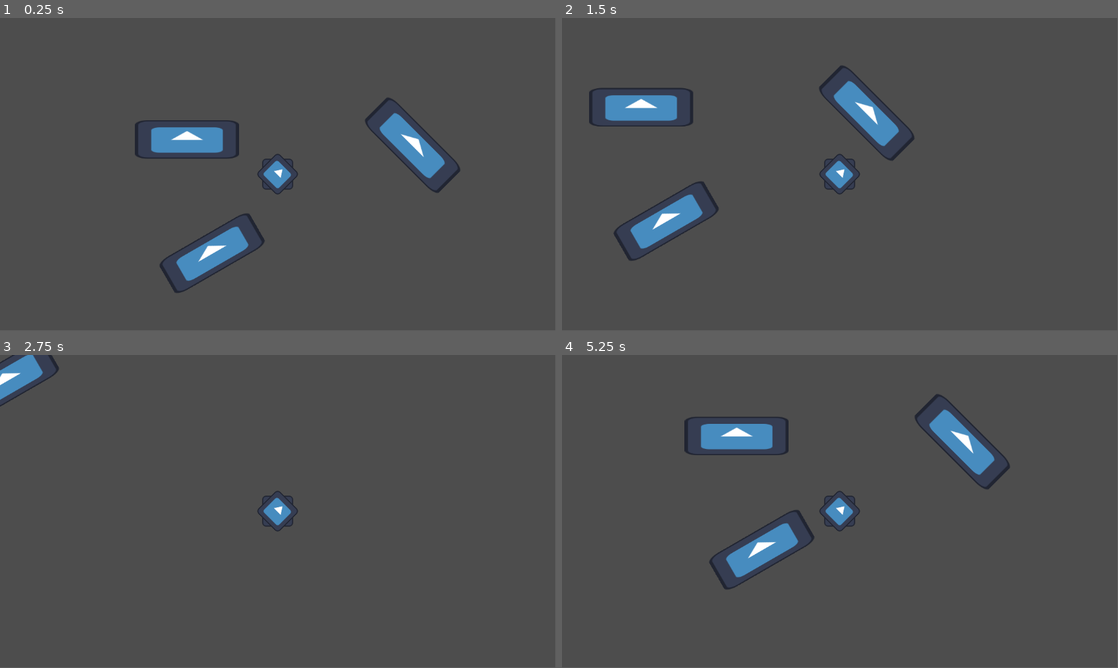
Above: before the commit, frames 1-4 (two rows, left to right).
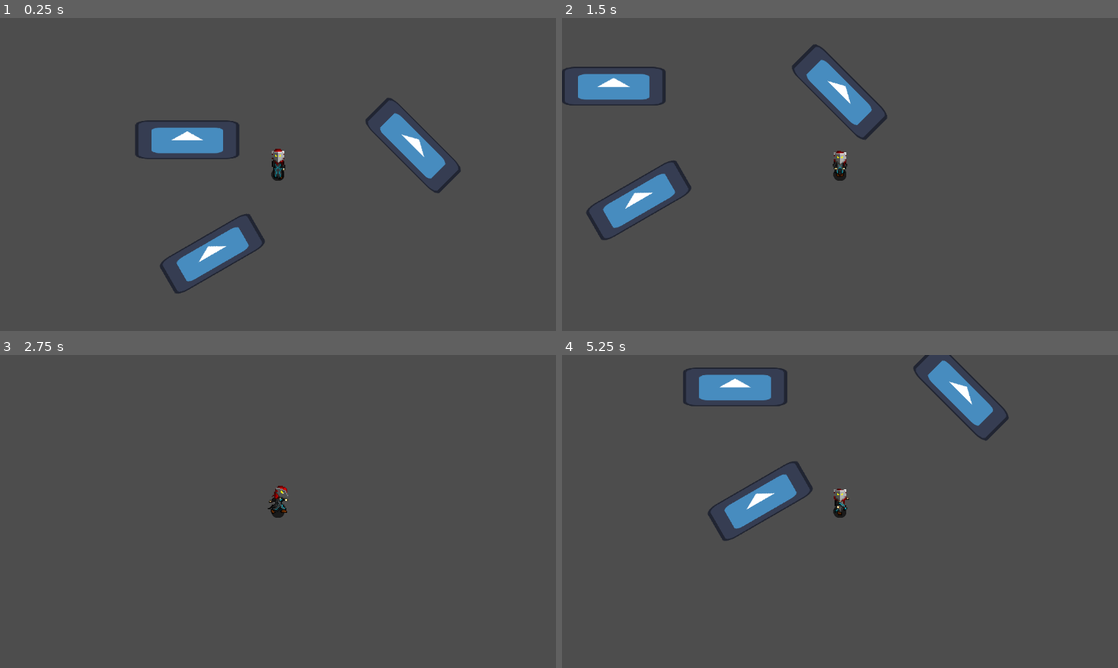
Above: after the commit, the same moments.

Repository: tulltoll/Maze-Runner
Game: Godot game, scene res://Scenes/Main.tscn
The game is run twice, just before and just after one commit, with the same random seed, the same clock (stepped at 60 frames per second) and the same inputs. The engine's default icon, where the game draws it, is replaced by a stand-in: a white triangle on a blue panel in a dark square.
Inputs:
- Up to frame 1 (0.25 s): no input
- Up to frame 2 (1.5 s): tap Enter at 0.5 s; hold D (Player_right) 0.53-1.28 s; hold S (Player_down) from 1.28 s (still down)
- Up to frame 3 (2.75 s): release S (Player_down) at 2.03 s; hold D (Player_right) from 2.03 s (still down)
- Up to frame 4 (5.25 s): release D (Player_right) at 2.78 s; hold W (Player_up) 2.78-3.53 s; hold A (Player_left) 3.53-5.03 s; hold S (Player_down) from 5.03 s (still down)
In our replay, the window is 799x449 before the commit and 800x450 after it. These sizes can differ from the game's own. Grey fills any space a smaller window leaves; there, only what the larger window draws over its background counts as a difference.

The runs differ from the first frame. In frame 1, 0.9% of the frame differs, in the area x 24-83%, y 25-88%; in frame 2, 7.3%; in frame 3, 1.2%; in frame 4, 8.6%, in the area x 21-81%, y 0-75%.

Commit message:
Player art and mask

Diff:
--- a/maze-runner/Scenes/player.tscn
+++ b/maze-runner/Scenes/player.tscn
@@ -1,27 +1,231 @@
 [gd_scene format=3 uid="uid://cgjfd33f65n6e"]
 
 [ext_resource type="Script" uid="uid://dl8tigi6tdn53" path="res://Scripts/player.gd" id="1_cvnsp"]
-[ext_resource type="Texture2D" uid="uid://crs4ceqppgah4" path="res://Asets/icon.svg" id="1_v0iea"]
+[ext_resource type="Texture2D" uid="uid://beyqfonidpy65" path="res://Asets/player_shadow.png" id="2_6t5aa"]
+[ext_resource type="Texture2D" uid="uid://bodi4hw2y2nno" path="res://Asets/Fumiko.png" id="2_cvnsp"]
+[ext_resource type="Texture2D" uid="uid://uwbd36jhgwq2" path="res://Asets/Mask.png" id="4_vgqql"]
+[ext_resource type="Texture2D" uid="uid://yfn41e1hls" path="res://Asets/white_pixel_middel.png" id="5_fkybt"]
 
 [sub_resource type="CircleShape2D" id="CircleShape2D_onrkg"]
 radius = 88.0
 
+[sub_resource type="Animation" id="Animation_cvnsp"]
+length = 0.001
+tracks/0/type = "value"
+tracks/0/imported = false
+tracks/0/enabled = true
+tracks/0/path = NodePath("Player sprite:frame")
+tracks/0/interp = 1
+tracks/0/loop_wrap = true
+tracks/0/keys = {
+"times": PackedFloat32Array(0),
+"transitions": PackedFloat32Array(1),
+"update": 1,
+"values": [0]
+}
+
+[sub_resource type="Animation" id="Animation_6t5aa"]
+resource_name = "run_down"
+length = 0.4
+loop_mode = 2
+tracks/0/type = "value"
+tracks/0/imported = false
+tracks/0/enabled = true
+tracks/0/path = NodePath("Player sprite:frame")
+tracks/0/interp = 1
+tracks/0/loop_wrap = true
+tracks/0/keys = {
+"times": PackedFloat32Array(0, 0.2, 0.4),
+"transitions": PackedFloat32Array(1, 1, 1),
+"update": 1,
+"values": [37, 38, 39]
+}
+
+[sub_resource type="Animation" id="Animation_x3wgy"]
+resource_name = "run_side"
+length = 0.4
+loop_mode = 2
+tracks/0/type = "value"
+tracks/0/imported = false
+tracks/0/enabled = true
+tracks/0/path = NodePath("Player sprite:frame")
+tracks/0/interp = 1
+tracks/0/loop_wrap = true
+tracks/0/keys = {
+"times": PackedFloat32Array(0, 0.2, 0.4),
+"transitions": PackedFloat32Array(1, 1, 1),
+"update": 1,
+"values": [20, 21, 22]
+}
+
+[sub_resource type="Animation" id="Animation_3smsa"]
+resource_name = "run_up"
+length = 0.4
+loop_mode = 2
+tracks/0/type = "value"
+tracks/0/imported = false
+tracks/0/enabled = true
+tracks/0/path = NodePath("Player sprite:frame")
+tracks/0/interp = 1
+tracks/0/loop_wrap = true
+tracks/0/keys = {
+"times": PackedFloat32Array(0, 0.2, 0.4),
+"transitions": PackedFloat32Array(1, 1, 1),
+"update": 1,
+"values": [3, 4, 5]
+}
+
+[sub_resource type="Animation" id="Animation_8erm5"]
+resource_name = "stand_down"
+length = 0.001
+tracks/0/type = "value"
+tracks/0/imported = false
+tracks/0/enabled = true
+tracks/0/path = NodePath("Player sprite:frame")
+tracks/0/interp = 1
+tracks/0/loop_wrap = true
+tracks/0/keys = {
+"times": PackedFloat32Array(0),
+"transitions": PackedFloat32Array(1),
+"update": 1,
+"values": [35]
+}
+
+[sub_resource type="Animation" id="Animation_f1ek2"]
+resource_name = "stand_side"
+length = 0.001
+tracks/0/type = "value"
+tracks/0/imported = false
+tracks/0/enabled = true
+tracks/0/path = NodePath("Player sprite:frame")
+tracks/0/interp = 1
+tracks/0/loop_wrap = true
+tracks/0/keys = {
+"times": PackedFloat32Array(0),
+"transitions": PackedFloat32Array(1),
+"update": 1,
+"values": [18]
+}
+
+[sub_resource type="Animation" id="Animation_tx1dd"]
+resource_name = "stand_up"
+length = 0.001
+tracks/0/type = "value"
+tracks/0/imported = false
+tracks/0/enabled = true
+tracks/0/path = NodePath("Player sprite:frame")
+tracks/0/interp = 1
+tracks/0/loop_wrap = true
+tracks/0/keys = {
+"times": PackedFloat32Array(0),
+"transitions": PackedFloat32Array(1),
+"update": 1,
+"values": [1]
+}
+
+[sub_resource type="Animation" id="Animation_vgqql"]
+resource_name = "walk_down"
+length = 0.4
+loop_mode = 2
+tracks/0/type = "value"
+tracks/0/imported = false
+tracks/0/enabled = true
+tracks/0/path = NodePath("Player sprite:frame")
+tracks/0/interp = 1
+tracks/0/loop_wrap = true
+tracks/0/keys = {
+"times": PackedFloat32Array(0, 0.2, 0.4),
+"transitions": PackedFloat32Array(1, 1, 1),
+"update": 1,
+"values": [34, 35, 36]
+}
+
+[sub_resource type="Animation" id="Animation_fkybt"]
+resource_name = "run_side"
+length = 0.4
+loop_mode = 2
+tracks/0/type = "value"
+tracks/0/imported = false
+tracks/0/enabled = true
+tracks/0/path = NodePath("Player sprite:frame")
+tracks/0/interp = 1
+tracks/0/loop_wrap = true
+tracks/0/keys = {
+"times": PackedFloat32Array(0, 0.2, 0.4),
+"transitions": PackedFloat32Array(1, 1, 1),
+"update": 1,
+"values": [19, 18, 17]
+}
+
+[sub_resource type="Animation" id="Animation_gymyn"]
+resource_name = "walk_up"
+length = 0.4
+loop_mode = 2
+tracks/0/type = "value"
+tracks/0/imported = false
+tracks/0/enabled = true
+tracks/0/path = NodePath("Player sprite:frame")
+tracks/0/interp = 1
+tracks/0/loop_wrap = true
+tracks/0/keys = {
+"times": PackedFloat32Array(0, 0.2, 0.4),
+"transitions": PackedFloat32Array(1, 1, 1),
+"update": 1,
+"values": [0, 1, 2]
+}
+
+[sub_resource type="AnimationLibrary" id="AnimationLibrary_fkybt"]
+_data = {
+&"RESET": SubResource("Animation_cvnsp"),
+&"run_down": SubResource("Animation_6t5aa"),
+&"run_side": SubResource("Animation_x3wgy"),
+&"run_up": SubResource("Animation_3smsa"),
+&"stand_down": SubResource("Animation_8erm5"),
+&"stand_side": SubResource("Animation_f1ek2"),
+&"stand_up": SubResource("Animation_tx1dd"),
+&"walk_down": SubResource("Animation_vgqql"),
+&"walk_side": SubResource("Animation_fkybt"),
+&"walk_up": SubResource("Animation_gymyn")
+}
+
 [node name="Player" type="CharacterBody2D" unique_id=71130102]
+scale = Vector2(0.3, 0.3)
 collision_mask = 2
 slide_on_ceiling = false
 script = ExtResource("1_cvnsp")
-player_bounce_reduction = 0.8
+axeleration = 4000
+bounce_reduction = 0.8
 
 [node name="CollisionShape2D" type="CollisionShape2D" parent="." unique_id=365376950]
 shape = SubResource("CircleShape2D_onrkg")
 
-[node name="Icon" type="Sprite2D" parent="." unique_id=1745673057]
-texture = ExtResource("1_v0iea")
-
-[node name="Icon2" type="Sprite2D" parent="." unique_id=1209945593]
-rotation = 0.7853982
-scale = Vector2(0.99999994, 0.99999994)
-texture = ExtResource("1_v0iea")
+[node name="Player shadow" type="Sprite2D" parent="CollisionShape2D" unique_id=416064960]
+scale = Vector2(2.8125, 2.8125)
+texture = ExtResource("2_6t5aa")
+
+[node name="Player sprite" type="Sprite2D" parent="." unique_id=234044655]
+z_index = 2
+position = Vector2(0, -160.00006)
+scale = Vector2(14, 14)
+texture = ExtResource("2_cvnsp")
+hframes = 17
+vframes = 8
 
 [node name="Camera2D" type="Camera2D" parent="." unique_id=1675083530]
 zoom = Vector2(0.5, 0.5)
+
+[node name="AnimationPlayer" type="AnimationPlayer" parent="." unique_id=718942455]
+libraries/ = SubResource("AnimationLibrary_fkybt")
+
+[node name="Mask" type="Sprite2D" parent="." unique_id=46805869]
+z_index = 3
+position = Vector2(0, -258)
+scale = Vector2(14, 14)
+texture = ExtResource("4_vgqql")
+
+[node name="Mask eye color" type="Sprite2D" parent="Mask" unique_id=619445726]
+modulate = Color(1, 1, 0, 1)
+show_behind_parent = true
+position = Vector2(-1.4210855e-14, -0.3559576)
+scale = Vector2(0.5, 0.5)
+texture = ExtResource("5_fkybt")
--- /dev/null
+++ b/maze-runner/Scenes/the_void.tscn
@@ -0,0 +1,16 @@
+[gd_scene format=3 uid="uid://x2vtmgpgnmdr"]
+
+[ext_resource type="Texture2D" uid="uid://f1t3kyi7yvpw" path="res://Asets/the_void.png" id="1_g703r"]
+
+[sub_resource type="CircleShape2D" id="CircleShape2D_gcqhr"]
+radius = 8.0
+
+[node name="TheVoid" type="Area2D" unique_id=733811498]
+
+[node name="Sprite2D" type="Sprite2D" parent="." unique_id=1506214151]
+texture = ExtResource("1_g703r")
+
+[node name="GPUParticles2D" type="GPUParticles2D" parent="." unique_id=1206993978]
+
+[node name="CollisionShape2D" type="CollisionShape2D" parent="." unique_id=883147329]
+shape = SubResource("CircleShape2D_gcqhr")
--- a/maze-runner/Scripts/player.gd
+++ b/maze-runner/Scripts/player.gd
@@ -3,22 +3,48 @@
 
 var player_input_vector : Vector2
 
-@export var player_aceleration = 3000
+@export var axeleration = 3000
+@export var friction = 0.95
+@export var bounce_reduction = 1.8
 
-@export var player_friction = 0.95
+@onready var player_animation: AnimationPlayer = $AnimationPlayer
+@onready var player_sprite: Sprite2D = $"Player sprite"
+var player_animation_type_string: String
+@export var player_animation_stand_threshold = 100
+@export var player_animation_walk_threshold = 750
 
-@export var player_bounce_reduction = 1.8
+var player_look_direction : Vector2
+
+@onready var mask: Sprite2D = $Mask
+@onready var mask_orginal_position = mask.position
+const MASK = preload("res://Asets/Mask.png")
+const MASK_LEFT = preload("res://Asets/Mask_left_side.png")
+const MASK_RIGHT = preload("res://Asets/Mask_right_side.png")
+@export var mask_run_displasment = 20
+
+@onready var mask_eye_color: Sprite2D = $"Mask/Mask eye color"
+const WHITE_PIXEL_MIDDEL = preload("res://Asets/white_pixel_middel.png")
+const WHITE_PIXEL_LEFT = preload("res://Asets/white_pixel_left.png")
+
+
 
 
 func _process( delta: float ) -> void:
 
-	player_input_vector = Input.get_vector( "Player_left", "Player_right", "Player_up", "Player_down" )
+	#movement:
+	if Input.get_vector( "Player_left", "Player_right", "Player_up", "Player_down" ):
 
-	velocity += ( player_input_vector * player_aceleration * delta )
+		player_input_vector = Input.get_vector( "Player_left", "Player_right", "Player_up", "Player_down" )
 
-	velocity *= player_friction
+	else:
 
-	if  abs( velocity.x ) + abs( velocity.y ) < 10 :
+		player_input_vector = Vector2( 0, 0)
+
+	velocity += ( player_input_vector * axeleration * delta )
+
+	velocity *= friction
+
+	if  abs(velocity.x) + abs(velocity.y) < 10 :
 
 		velocity = Vector2( 0, 0 )
 
@@ -28,8 +54,89 @@
 
 		velocity = velocity.bounce( collision.get_normal( ) )
 
-		velocity *=  player_bounce_reduction
+		velocity *=  bounce_reduction
 
-#func _on_body_shape_entered(body_rid: RID, body: Node, body_shape_index: int, local_shape_index: int) -> void:
-	#
-	#print("a")
+	#animations and sprite:
+
+	if abs(velocity.x) > abs(velocity.y):
+
+		player_look_direction = Vector2( abs(velocity.x) / velocity.x, 0 )
+
+	if abs(velocity.y) > abs(velocity.x):
+
+		player_look_direction = Vector2( 0, abs(velocity.y) / velocity.y )
+
+	if player_look_direction.x > 0:
+
+		player_sprite.flip_h = false
+
+	elif player_look_direction.x < 0:
+
+		player_sprite.flip_h = true
+
+
+	if abs(velocity.x) + abs(velocity.y) < player_animation_stand_threshold:
+
+		player_animation_type_string = "stand"
+
+	elif abs(velocity.x) + abs(velocity.y) < player_animation_walk_threshold:
+
+		player_animation_type_string = "walk"
+
+	else:
+
+		player_animation_type_string = "run"
+
+
+	if player_animation_type_string == "run":
+
+		mask.position = Vector2( mask_orginal_position.x + player_look_direction.x * mask_run_displasment, mask_orginal_position.y + player_look_direction.y * mask_run_displasment )
+
+	else:
+
+		mask.position = mask_orginal_position
+
+
+	if player_look_direction.x:
+
+		player_animation.current_animation = player_animation_type_string + "_side"
+
+		if player_look_direction.x < 0:
+
+			mask.flip_h = false
+			mask.texture = MASK_LEFT
+			mask.z_index = 3
+
+			mask_eye_color.texture = WHITE_PIXEL_LEFT
+			mask_eye_color.flip_h = false
+
+		elif player_look_direction.x > 0:
+
+			mask.flip_h = false
+			mask.texture = MASK_RIGHT
+			mask.z_index = 3
+
+			mask_eye_color.texture = WHITE_PIXEL_LEFT
+			mask_eye_color.flip_h = true
+
+	else:
+
+		mask_eye_color.texture = WHITE_PIXEL_MIDDEL
+
+		if player_look_direction.y > 0:
+
+			mask.flip_h = false
+			mask.texture = MASK
+			mask.z_index = 3
+
+			player_sprite.flip_h = false
+			player_animation.current_animation = player_animation_type_string + "_down"
+
+		elif player_look_direction.y < 0:
+
+			mask.z_index = 1
+			mask.texture = MASK
+			mask.flip_h = true
+
+			player_sprite.flip_h = false
+			player_animation.current_animation = player_animation_type_string + "_up"
--- a/maze-runner/project.godot
+++ b/maze-runner/project.godot
@@ -14,6 +14,11 @@
 run/main_scene="uid://dsu5spxa31avy"
 config/features=PackedStringArray("4.6", "Forward Plus")
 config/icon="res://Asets/icon.svg"
+
+[display]
+
+window/size/mode=3
+window/stretch/mode="viewport"
 
 [input]
 
@@ -44,4 +49,5 @@
 
 [rendering]
 
+textures/canvas_textures/default_texture_filter=0
 rendering_device/driver.windows="d3d12"
Binary file added: maze-runner/Asets/Fumiko.png
Not shown, added: maze-runner/Asets/Fumiko.png.import
Binary file added: maze-runner/Asets/Mask.png
Not shown, added: maze-runner/Asets/Mask.png.import
Binary file added: maze-runner/Asets/Mask_left_side.png
Not shown, added: maze-runner/Asets/Mask_left_side.png.import
Binary file added: maze-runner/Asets/Mask_right_side.png
Not shown, added: maze-runner/Asets/Mask_right_side.png.import
Binary file added: maze-runner/Asets/player_shadow.png
Not shown, added: maze-runner/Asets/player_shadow.png.import
Binary file added: maze-runner/Asets/the_void.png
Not shown, added: maze-runner/Asets/the_void.png.import
(and 17 more such lines)
